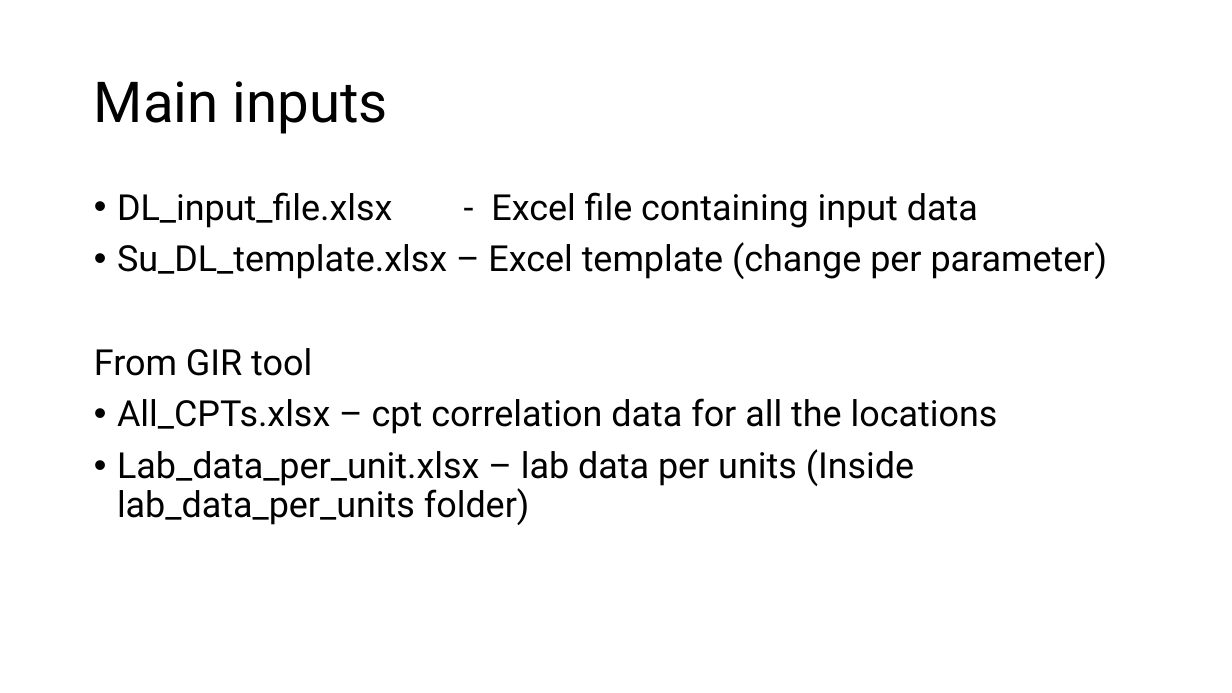
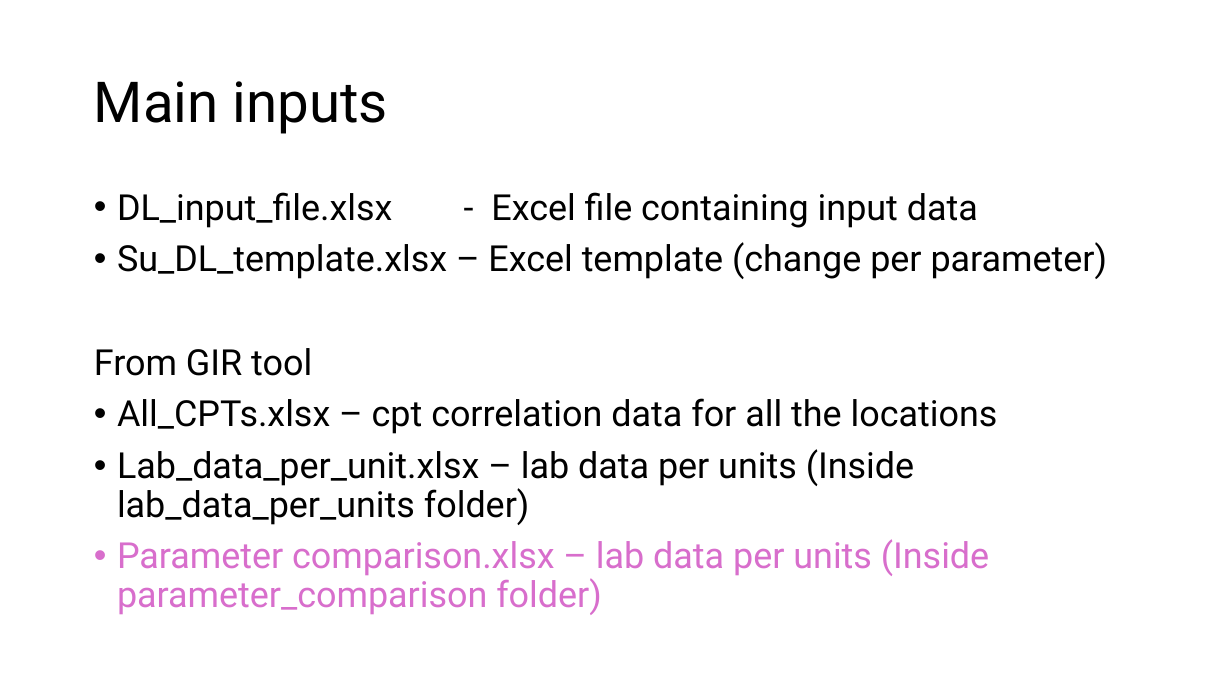
Before and after one commit to hem55-star/DL_template_copy, a slide deck: slide 2 of Instructions_manual_for_DL_template_copy.pptx. Drawn at 1232x693 pixels with LibreOffice and Linux fonts; fonts in the diff are those of the drawing. Boxes give left, top, right and bottom in pixels: in the first picture for what was removed or moved away, otherwise in the second. Text is boxed around its words. In the diff, an @@ line names an element or a change of style, - is before the commit and + after.

Commit message:
Included a new feature for CPT parameter comparison (to plot different CPT correlations of the specific parameter in the same plot)

```diff
--- a/Instructions_manual_for_DL_template_copy.pptx
+++ b/Instructions_manual_for_DL_template_copy.pptx
@@ text at [117,539,989,615]: paragraph added @@
+• Parameter comparison.xlsx – lab data per units (Inside parameter_comparison folder)
```
Also in this commit, not shown: 5 other slides changed, 2 slides added, 3 other files.
